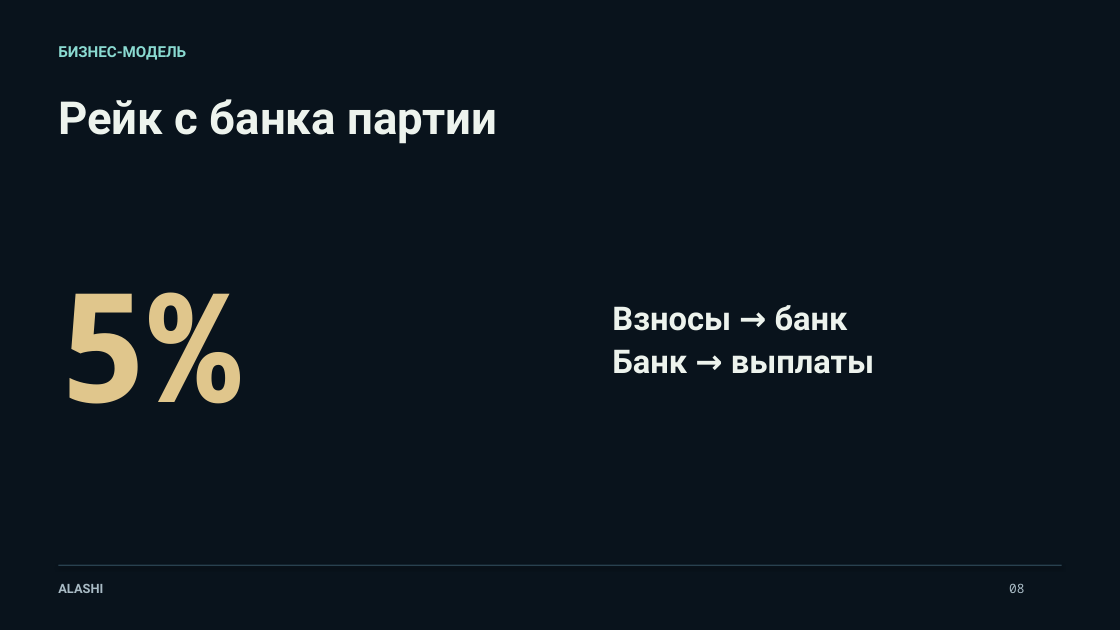
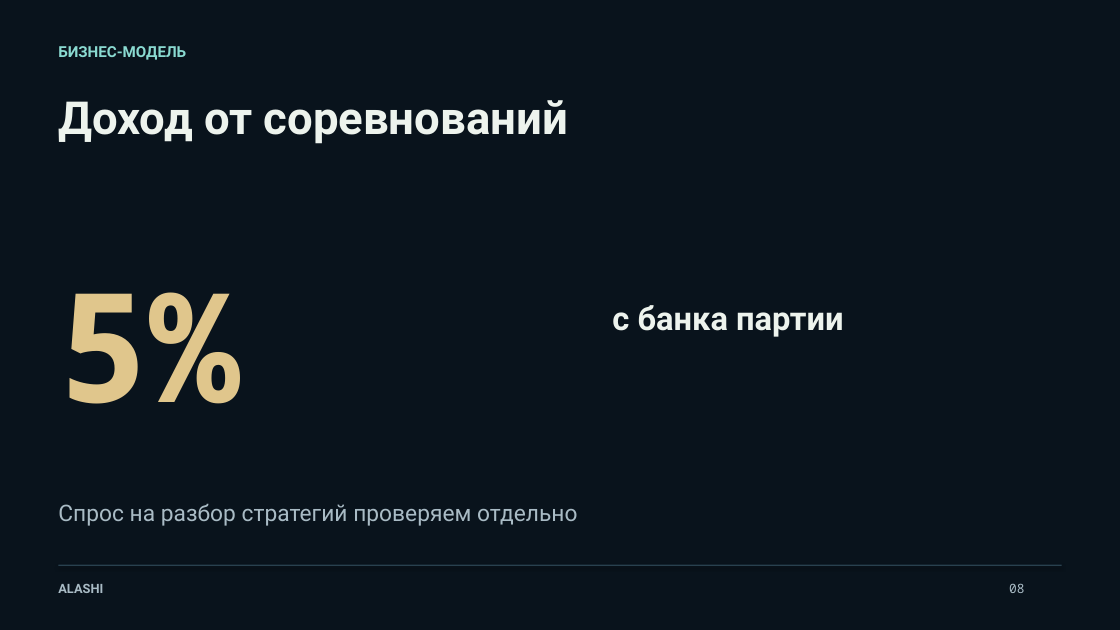
Before and after one commit to Jakisheff/alashi, a slide deck: slide 8 of docs/out/deck.pptx. Drawn at 1120x630 pixels with LibreOffice and Linux fonts; fonts in the diff are those of the drawing. Boxes give left, top, right and bottom in pixels: in the first picture for what was removed or moved away, otherwise in the second. Text is boxed around its words. In the diff, an @@ line names an element or a change of style, - is before the commit and + after.

```diff
--- a/docs/out/deck.pptx
+++ b/docs/out/deck.pptx
@@ text at (x1=58, y1=100, x2=568, y2=144): text changed @@
-Рейк с банка партии
+Доход от соревнований
@@ text at (x1=612, y1=305, x2=843, y2=337): text changed @@
-Взносы → банк
-Банк → выплаты
+с банка партии
@@ text added at (x1=58, y1=503, x2=577, y2=526), 19.5 pt, text #A9BBC5 @@
+Спрос на разбор стратегий проверяем отдельно
```
Also in this commit, not shown: 4 other slides changed, 17 other files.
